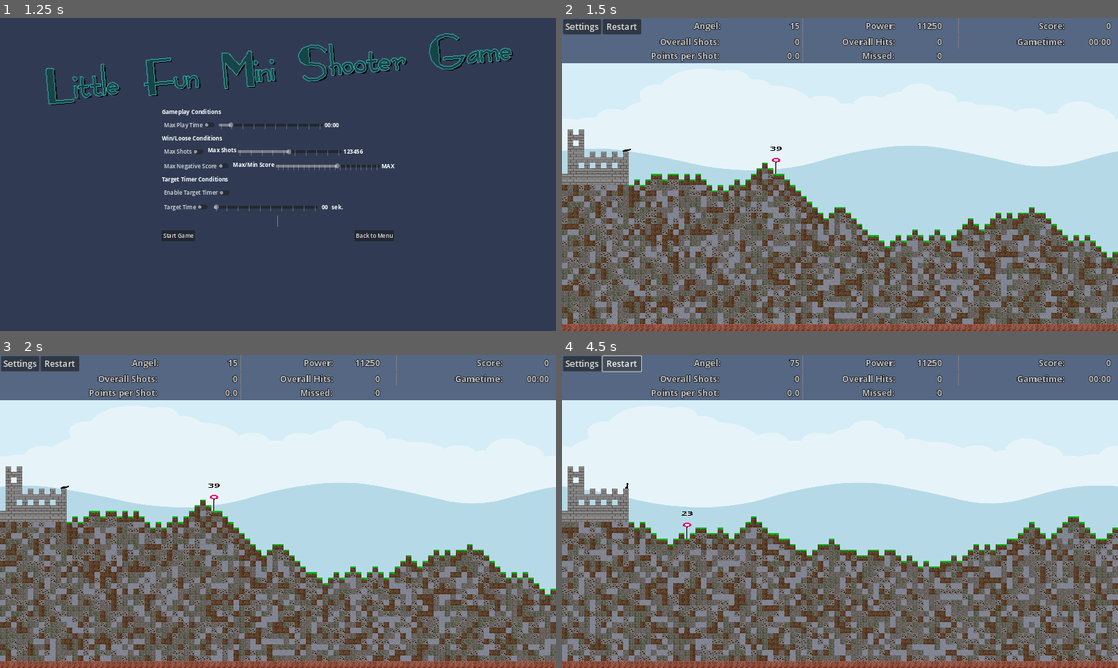
Above: before the commit, frames 1-4 (two rows, left to right).
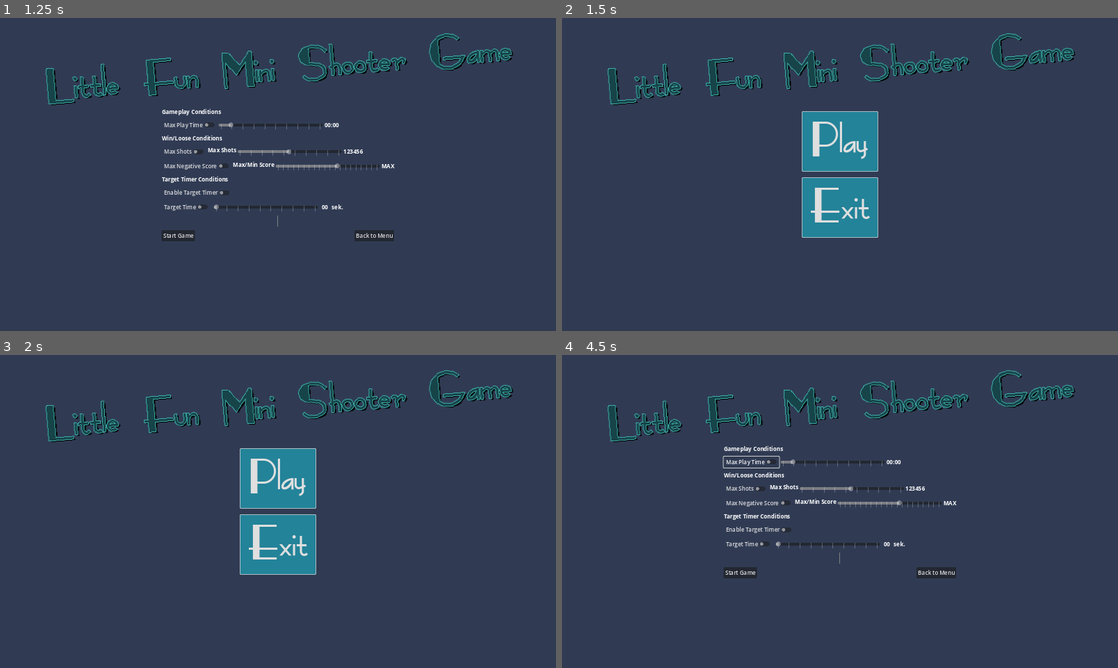
Above: after the commit, the same moments.

Repository: Coding-4Fun/Just4Fun_Mini_Shootergame
Game: Godot game, scene res://UI/MainMenuUI/MainMenuUI.tscn
Two runs of this game, one before a commit and one after it. Both use one fixed random seed, a clock stepped at 60 frames per second and the inputs below.
Inputs (mouse positions are in pixels of both pictures, inside the frame that each line leads up to):
- Up to frame 1 (1.25 s): click "Play" at 0.5 s
- Up to frame 2 (1.5 s): click "Back to Menu" at 1.25 s
- Up to frame 3 (2 s): no input
- Up to frame 4 (4.5 s): click (840, 477) at 2 s, where only the run after the commit has a clickable "Play"; click (751, 461) at 2.75 s, where only the run after the commit has a clickable "Max Play Time"; click (751, 461) at 3.5 s, where only the run after the commit has a clickable "Max Play Time"; click (623, 364) at 4.25 s, where only the run before the commit has a clickable "Restart"

Frame 1 is identical in both runs. In frame 2, 99% of the frame differs, in the area x 0-100%, y 0-100%; in frame 3, 99%; in frame 4, 99%.

Commit message:
Rem: freeing current scene before changing ===: change_scene_to_packed removes the current scene automatically

Diff:
--- a/UI/GameSettingsDialog/game_settings.gd
+++ b/UI/GameSettingsDialog/game_settings.gd
@@ -18,9 +18,5 @@
 
 
 func _on_butt_back_to_menu_pressed() -> void:
-	var current_scene: Node = get_tree().current_scene
-	current_scene.queue_free()
-	get_tree().current_scene = null
-
-	if get_tree().change_scene_to_packed(Preloads.MainGameScene) != OK:
+	if get_tree().change_scene_to_packed(Preloads.MainMenuScene) != OK:
 		print("Error: change_scene_to()::buttBackToMenu_pressed")
--- a/UI/MainMenuUI/MainMenuUI.gd
+++ b/UI/MainMenuUI/MainMenuUI.gd
@@ -22,12 +22,7 @@
 
 
 func _on_buttPlay_pressed():
-	# Change Scene to Game Scene
-#	get_tree().get_root().add_child(Preloads.MainGame)
-	var current_scene: Node = get_tree().current_scene
-	current_scene.queue_free()
-	get_tree().current_scene = null
-
+	# Change Scene to GameSettings Scene
 	if get_tree().change_scene_to_packed(Preloads.GameSettingsScene) != OK:
 		print("Error: change_scene_to()::buttPlay")
 
--- a/UI/Settings/Settings.gd
+++ b/UI/Settings/Settings.gd
@@ -9,10 +9,6 @@
 	if !GSM.GameTimer.is_stopped():
 		GSM.GameTimer.stop()
 
-	var current_scene: Node = get_tree().current_scene
-	current_scene.queue_free()
-	get_tree().current_scene = null
-
+	Config.save_gameconfig()
 	if get_tree().change_scene_to_packed(Preloads.MainMenuScene) != OK:
 		print("Error: change_scene_to()::buttBackToMenu_pressed")
-	Config.save_gameconfig()
